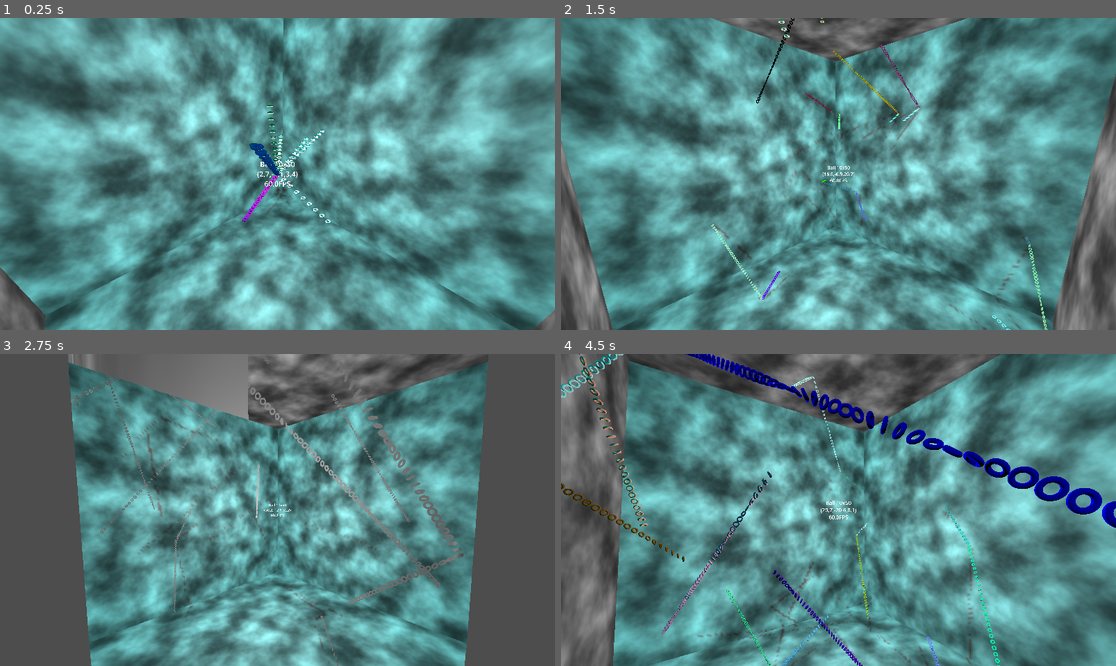
Above: before the commit, frames 1-4 (two rows, left to right).
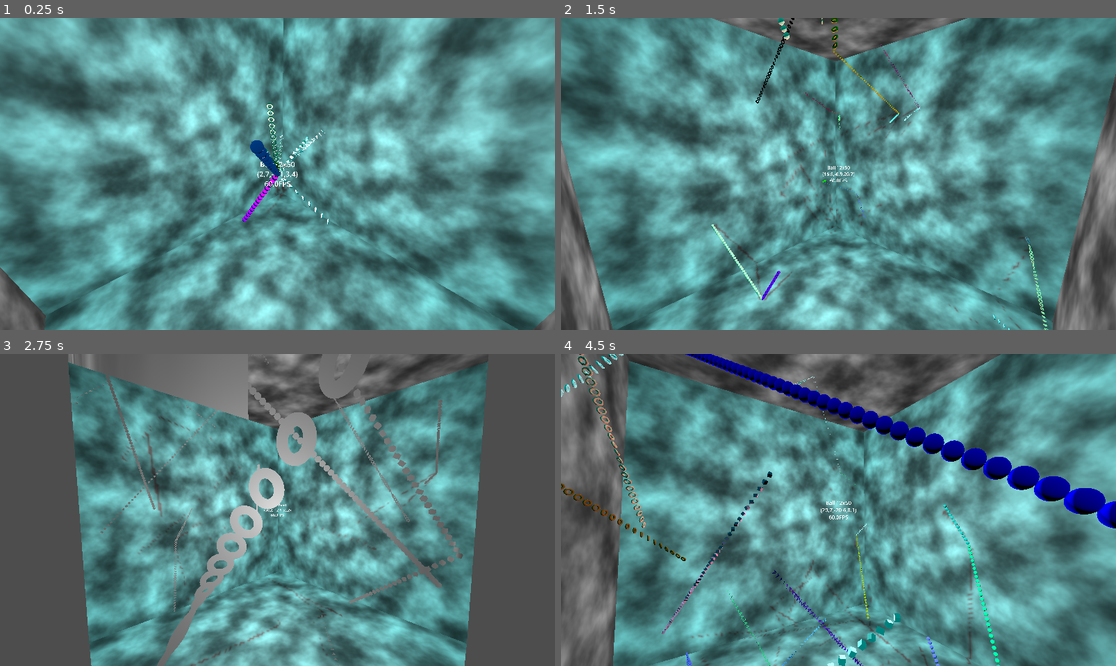
Above: after the commit, the same moments.

Repository: kasworld/gd4game3d
Game: Godot game, scene res://main.tscn
Same seed, same stepped clock (60 frames per second), same inputs: the game is played once before the commit and once after it.
Inputs:
- Up to frame 1 (0.25 s): no input
- Up to frame 2 (1.5 s): no input
- Up to frame 3 (2.75 s): no input
- Up to frame 4 (4.5 s): no input

The runs differ from the first frame. In frame 1, 0.6% of the frame differs, in the area x 43-60%, y 27-67%; in frame 2, 0.9%; in frame 3, 4.7%; in frame 4, 5.7%, in the area x 0-100%, y 0-100%.

Commit message:
many type mesh

Diff:
--- a/ball/ball.gd
+++ b/ball/ball.gd
@@ -13,7 +13,7 @@
 var current_rot :Vector3
 var current_rot_accel :Vector3
 
-func init(ba :AABB, count :int, comats :Array)->void:
+func init(ba :AABB, count :int, comats :Array, t:int)->void:
 	color_mat_list = comats
 	bounce_area = ba
 	sphere_count = count
@@ -21,9 +21,18 @@
 	speed_min = radius * 120
 	velocity = Vector3( (randf()-0.5)*speed_max,(randf()-0.5)*speed_max,(randf()-0.5)*speed_max)
 	current_mat = color_mat_list.pick_random()
+	current_rot_accel = Vector3(rand_rad(),rand_rad(),rand_rad())
 	for i in sphere_count:
 		var sp = MeshInstance3D.new()
-		sp.mesh = new_torus(radius,current_mat)
+		match t%4:
+			0:
+				sp.mesh = new_sphere(radius,current_mat)
+			1:
+				sp.mesh = new_text(radius,current_mat)
+			2:
+				sp.mesh = new_box(radius,current_mat)
+			3:
+				sp.mesh = new_torus(radius,current_mat)
 		add_child(sp)
 		sphere_list.append(sp)
 
--- a/main.gd
+++ b/main.gd
@@ -2,7 +2,7 @@
 
 var ball_scene = preload("res://ball/ball.tscn")
 
-const BALL_COUNT = 10
+const BALL_COUNT = 12
 const TAIL_COUNT = 50
 var ball_list = []
 var b_box :AABB
@@ -21,7 +21,7 @@
 
 func add_ball(tc :int)->void:
 	var ball = ball_scene.instantiate()
-	ball.init( b_box, tc, color_mat_list)
+	ball.init( b_box, tc, color_mat_list , ball_list.size())
 	ball_list.append(ball)
 	add_child(ball)
 
